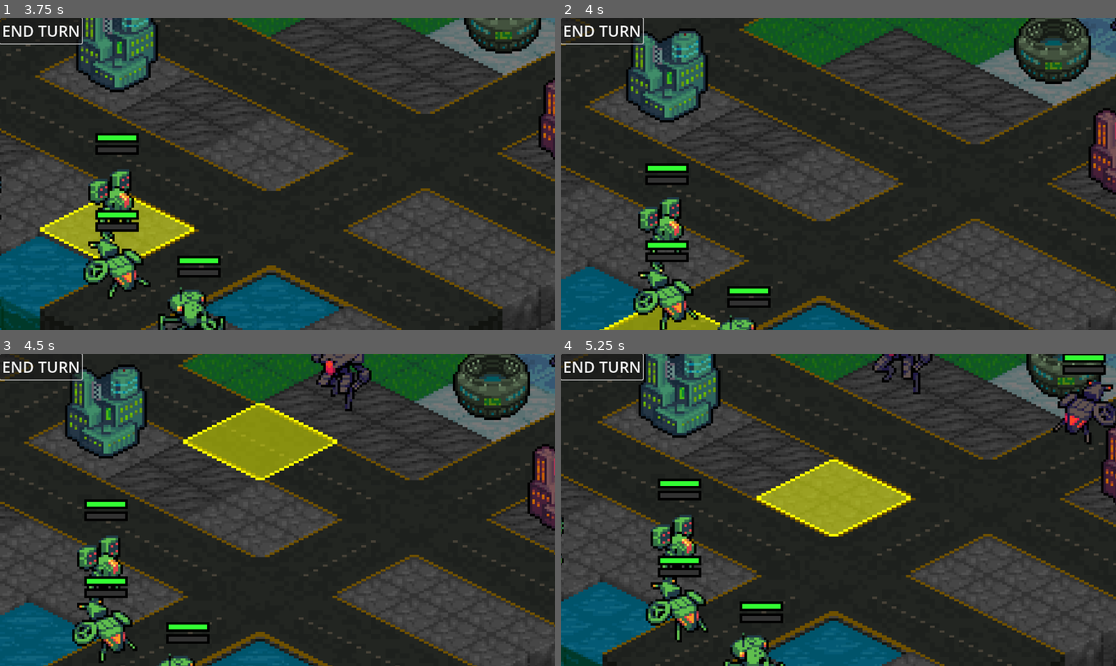
Above: before the commit, frames 1-4 (two rows, left to right).
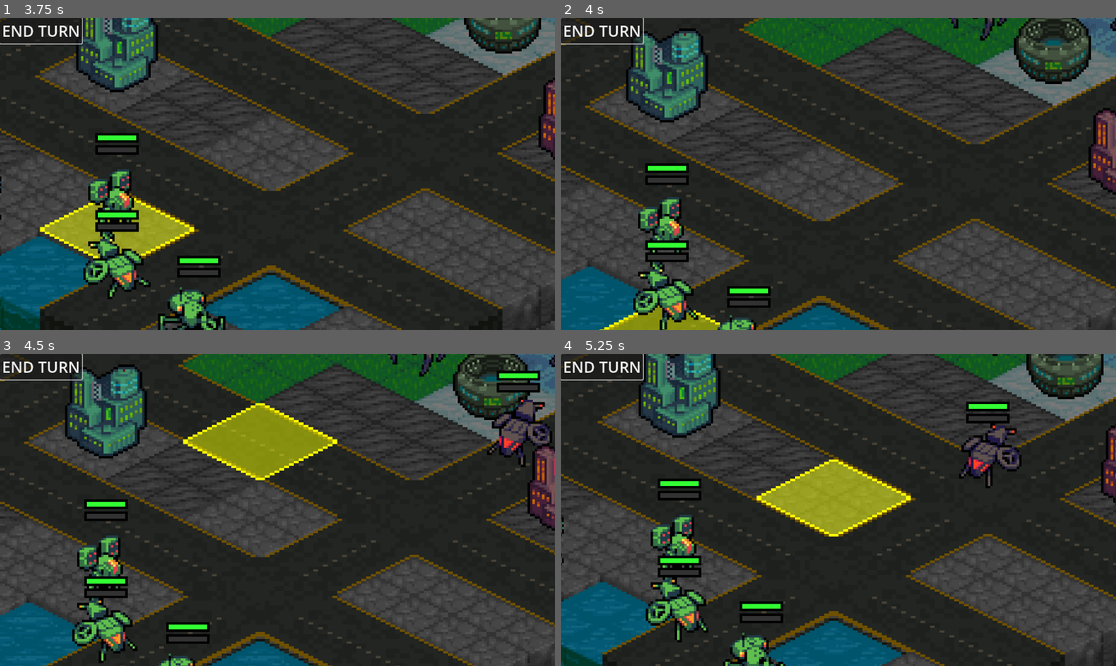
Above: after the commit, the same moments.

Repository: Tekknobot/Terrain
Game: Godot game, scene res://Scenes/Main.tscn
Same seed, same stepped clock (60 frames per second), same inputs: the game is played once before the commit and once after it.
Inputs (mouse positions are in pixels of both pictures, inside the frame that each line leads up to):
- Up to frame 1 (3.75 s): click "END TURN" at 0.5 s; click "END TURN" at 1.25 s; click "END TURN" at 2 s; move the mouse to (399, 158) at 2.77 s; click (399, 158) at 2.92 s; drag from (166, 189) to (122, 308) at 3.52 s
- Up to frame 2 (4 s): no input
- Up to frame 3 (4.5 s): move the mouse to (333, 441) at 4.27 s; click (333, 441) at 4.42 s
- Up to frame 4 (5.25 s): drag from (810, 572) to (899, 422) at 5.02 s

Frame 1 is identical in both runs. In frame 2, 0.2% of the frame differs, in the area x 69-81%, y 0-8%; in frame 3, 2.9%; in frame 4, 3.6%, in the area x 56-100%, y 0-43%.

Commit message:
Refactor.

Diff:
--- a/Scripts/TileMap.gd
+++ b/Scripts/TileMap.gd
@@ -416,20 +416,21 @@
 
 
 func _find_nearest_land(start: Vector2i, used_tiles: Array[Vector2i]) -> Vector2i:
-	var direction := -1  # default = upward (for player units)
-
-	# if enemy side, move downward
+	var direction := -1  # default = upward
+	# For enemy units, we might want to move downward.
 	if start.y == 0:
 		direction = 1
 
 	var pos := start
 	while is_within_bounds(pos):
-		if not is_water_tile(pos) and not used_tiles.has(pos):
+		# Check that the tile is not water, not already used, and not occupied.
+		if not is_water_tile(pos) and not used_tiles.has(pos) and not is_tile_occupied(pos):
 			return pos
 		pos.y += direction
 
 	push_warning("⚠ No valid land tile found in straight path from %s" % start)
 	return Vector2i(-1, -1)
+
 
 func is_water_tile(tile: Vector2i) -> bool:
 	return get_cell_source_id(0, tile) == water_tile_id
@@ -733,7 +734,7 @@
 		print("Max enemy units reached:", current_count)
 		return  # Do not spawn any new units if at or above limit.
 
-	# Determine how many new enemy units to spawn, limited to 3 per turn.
+	# Determine how many new enemy units to spawn, limited to 1 per turn here.
 	var units_to_spawn = min(1, max_enemy_units - current_count)
 
 	# Create an array to track occupied spawn tiles.
@@ -750,7 +751,7 @@
 		var x = clamp(start_x + i, 0, grid_width - 1)
 		var spawn_tile = Vector2i(x, spawn_row)
 
-		# Ensure the spawn tile is valid, open, and not water.
+		# Check if the spawn tile is valid, open, and not water.
 		if !is_within_bounds(spawn_tile) or is_tile_occupied(spawn_tile) or is_water_tile(spawn_tile):
 			# Try to find an alternative nearby open tile.
 			spawn_tile = _find_nearest_land(spawn_tile, used_tiles)
